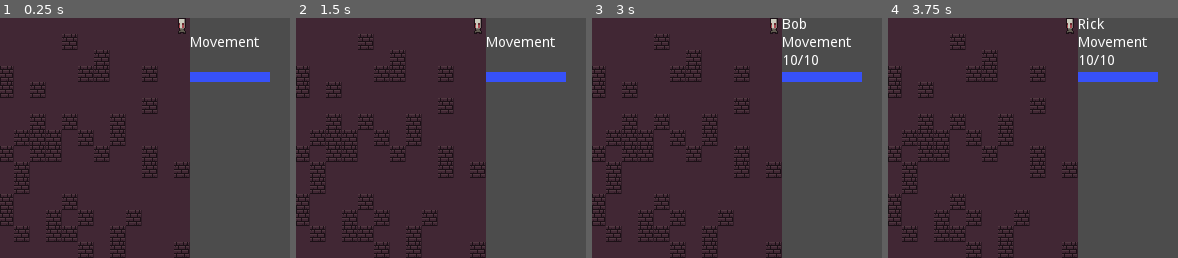
Above: before the commit, frames 1-4 (left to right).
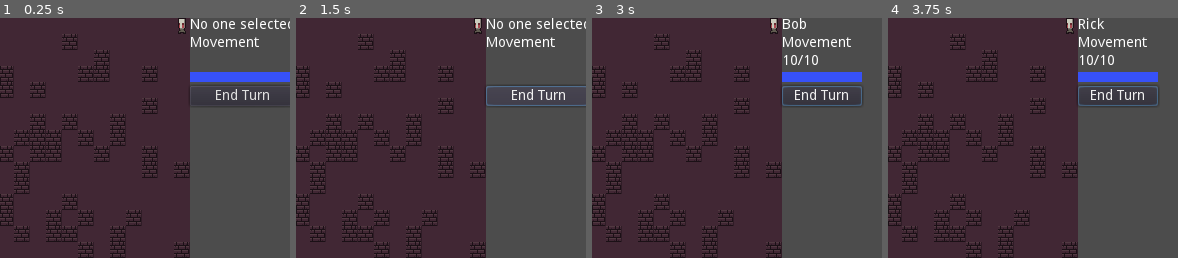
Above: after the commit, the same moments.

Repository: dyerw/ad-infernum
Game: Godot game, scene res://Game.tscn
Two runs of this game, one before a commit and one after it. Both use one fixed random seed, a clock stepped at 60 frames per second and the inputs below.
Inputs (mouse positions are % of the whole screen's width and height, from its top left):
- Up to frame 1 (0.25 s): no input
- Up to frame 2 (1.5 s): click (92, 16) at 0.5 s, where only the run after the commit has a clickable "End Turn"; click (92, 16) at 1.25 s, where only the run after the commit has a clickable "End Turn"
- Up to frame 3 (3 s): click (92, 16) at 2 s, where only the run after the commit has a clickable "End Turn"; tap Enter at 2.75 s; move the mouse to (1, 2) at 2.77 s; click (1, 2) at 2.92 s
- Up to frame 4 (3.75 s): tap Space at 3.5 s; move the mouse to (4, 2) at 3.52 s; click (4, 2) at 3.67 s
The pictures show only the part of the screen within x 50-100%, y 0-50%; the shares and areas given below are measured in that part.

The runs differ from the first frame. In frame 1, 1.3% of the frame differs, in the area x 65-100%, y 0-37%; in frame 2, 2.4%; in frame 3, 0.6%; in frame 4, 0.6%.

Commit message:
Right click to deselect

Diff:
--- a/Game.gd
+++ b/Game.gd
@@ -94,6 +94,11 @@
 				redraw_movement_path(path, selected_entity.current_movement_points)
 
 	if event is InputEventMouseButton \
+	and event.button_index == BUTTON_RIGHT \
+	and event.is_pressed():
+		_deselect_entity()
+
+	if event is InputEventMouseButton \
     and event.button_index == BUTTON_LEFT \
     and event.is_pressed():
 		var map_position = DungeonMap.world_to_map(event.position)
@@ -106,7 +111,7 @@
 			get_tree().set_input_as_handled()
 			var path = get_vector_path(Vector2(selected_entity.gridX, selected_entity.gridY), map_position)
 			selected_entity.move_along_path(path)
-			unit_display.show_entity_details(selected_entity)
+			_deselect_entity()
 			delete_movement_path()
 
 func _add_player_unit(x, y, name):
@@ -131,6 +136,7 @@
 	entities.push_back(_add_player_unit(29, 0, "Stan"))
 
 func _deselect_entity():
+	delete_movement_path()
 	selected_entity = null
 	unit_display.clear_entity_details()
 
@@ -140,3 +146,8 @@
 
 func child_clicked(node):
 	_select_entity(node)
+
+func end_turn_button_pressed():
+	_deselect_entity()
+	for entity in entities:
+		entity.end_turn()
--- a/scenes/Entity.gd
+++ b/scenes/Entity.gd
@@ -37,5 +37,8 @@
 func on_click():
 	get_parent().child_clicked(self)
 
+func end_turn():
+	current_movement_points = max_movement_points
+
 func _ready():
 	_move(gridX, gridY)
--- a/scenes/UnitDisplay.gd
+++ b/scenes/UnitDisplay.gd
@@ -8,6 +8,7 @@
 const BAR_HEIGHT = 10
 
 func clear_entity_details():
+	name_label.text = "No one selected"
 	movement_points_label.text = ""
 	movement_points_bar.rect_size = Vector2(0, BAR_HEIGHT)
 
@@ -26,3 +27,8 @@
 	movement_points_label = get_node("UnitDisplayContainer/MovementPointsLabel")
 	movement_points_bar = get_node("UnitDisplayContainer/MovementBar")
 	name_label = get_node("UnitDisplayContainer/NameLabel")
+
+	name_label.text = "No one selected"
+
+func _on_EndTurnButton_pressed():
+	get_parent().end_turn_button_pressed()
--- a/scenes/UnitDisplay.tscn
+++ b/scenes/UnitDisplay.tscn
@@ -30,7 +30,15 @@
 
 [node name="MovementBar" type="ColorRect" parent="UnitDisplayContainer"]
 margin_top = 54.0
-margin_right = 60.0
+margin_right = 80.0
 margin_bottom = 64.0
 rect_min_size = Vector2( 0, 10 )
 color = Color( 0.219608, 0.321569, 0.976471, 1 )
+
+[node name="EndTurnButton" type="Button" parent="UnitDisplayContainer"]
+margin_top = 68.0
+margin_right = 80.0
+margin_bottom = 88.0
+text = "End Turn"
+
+[connection signal="pressed" from="UnitDisplayContainer/EndTurnButton" to="." method="_on_EndTurnButton_pressed"]
